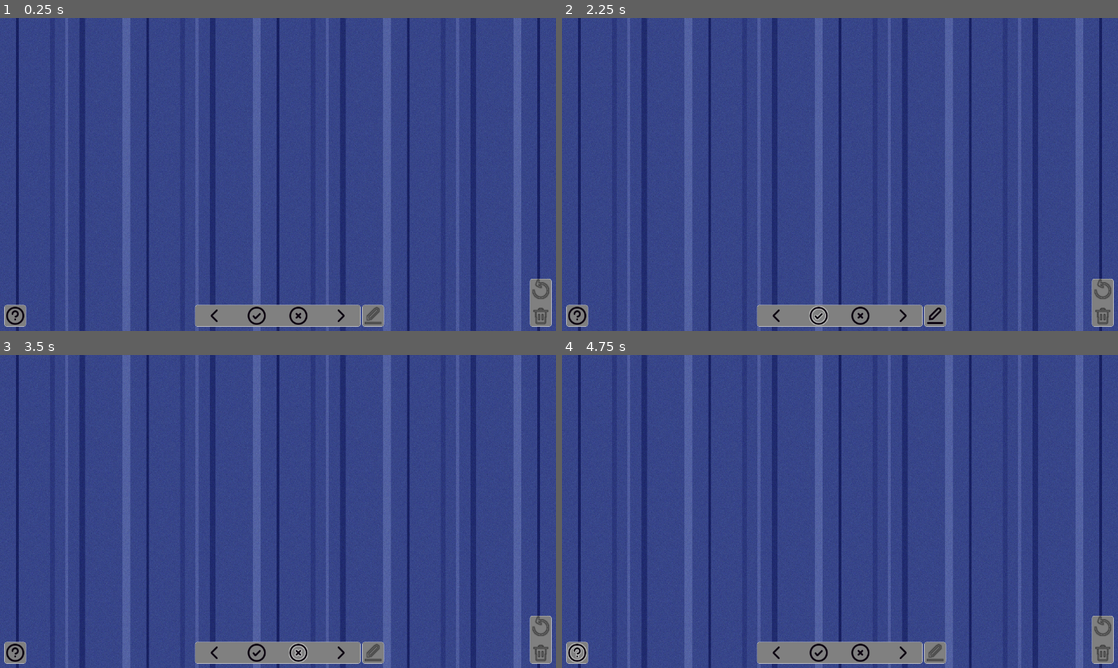
Above: before the commit, frames 1-4 (two rows, left to right).
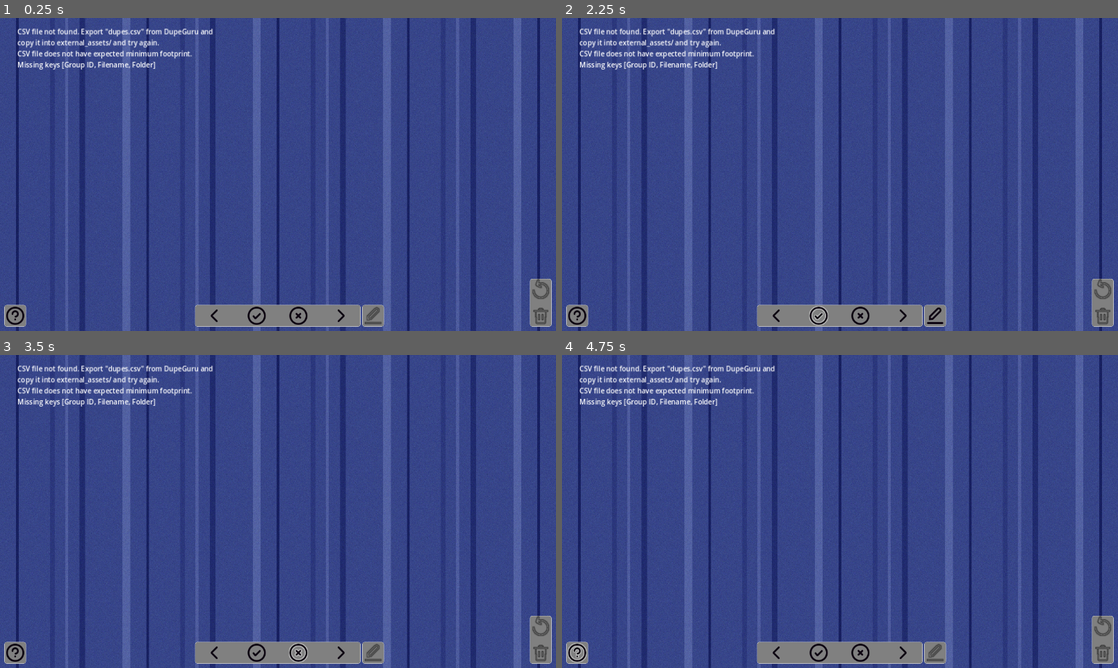
Above: after the commit, the same moments.

Repository: anthonyj-codestuff/dupeguru-csv-handler
Game: Godot game, scene res://main.tscn
Two runs of this game, one before a commit and one after it. Both use one fixed random seed, a clock stepped at 60 frames per second and the inputs below. The engine's default icon, where the game draws it, is replaced by a stand-in: a white triangle on a blue panel in a dark square.
Inputs (mouse positions are in pixels of both pictures, inside the frame that each line leads up to):
- Up to frame 1 (0.25 s): no input
- Up to frame 2 (2.25 s): click (578, 315) at 0.5 s; click (778, 315) at 1.25 s; click (817, 315) at 2 s
- Up to frame 3 (3.5 s): click (300, 652) at 2.75 s
- Up to frame 4 (4.75 s): click (901, 652) at 3.5 s; click (578, 652) at 4.25 s

The runs differ from the first frame. In frame 1, 1.4% of the frame differs, in the area x 3-39%, y 3-17%; in frame 2, 1.4%; in frame 3, 1.4%; in frame 4, 1.4%.
Error before the commit: Invalid assignment of property or key 'text' with value of type 'String' on a base object of type 'null instance'. (res://scenes/ImageLoader.gd:38)

Commit message:
adding helper files and error messages

Diff:
--- a/project/scenes/ImageLoader.gd
+++ b/project/scenes/ImageLoader.gd
@@ -8,6 +8,7 @@
 @onready var python = get_node("PythonManager")
 @onready var selector = get_node("AutoSelector")
 @onready var noImagesNode = get_node("TextureNoImages")
+@onready var errLabelNode = get_node("ErrorLabel")
 # data from csv file
 var dupeData = []
 # storage for generated nodes (currently displayed)
@@ -31,11 +32,13 @@
 	var headers: Array = Array(dupeData[0]) if dupeData else []
 	# if the CSV file does not have the absolutely necessary keys,
 	# post an error message and delete the loaded CSV data
+	if not Utils.fileExistsAtLocation(Data.CSV_FILE_PATH):
+		errLabelNode.text = errLabelNode.text + "CSV file not found. Export \"dupes.csv\" from DupeGuru and copy it into external_assets/ and try again.\n"
+		dupeData = []
 	if not Data.CSV_FOOTPRINT_MVP.all(func(key): return headers.has(key)):
-		var errLabelNode = get_node("Node2D/ErrorLabel")
 		var missingKeys = Data.CSV_FOOTPRINT_MVP.filter(func(key): return not headers.has(key))
 		var missingKeysStr = ", ".join(missingKeys)
-		errLabelNode.text = "CSV file not found or does not have expected minimum footprint. Missing keys [%s]" % missingKeysStr
+		errLabelNode.text = errLabelNode.text + "CSV file does not have expected minimum footprint. Missing keys [%s]\n" % missingKeysStr
 		dupeData = []
 	# Remove CSV header, it will only get in the way
 	dupeData.pop_front()
--- a/project/scenes/ImageLoader.tscn
+++ b/project/scenes/ImageLoader.tscn
@@ -31,6 +31,8 @@
 anchors_preset = 15
 anchor_right = 1.0
 anchor_bottom = 1.0
+offset_left = 20.0
+offset_right = -760.0
 grow_horizontal = 2
 grow_vertical = 2
 autowrap_mode = 3
Not shown, changed: .gitignore
Not shown, added: external_assets/put_dupes_csv_here
